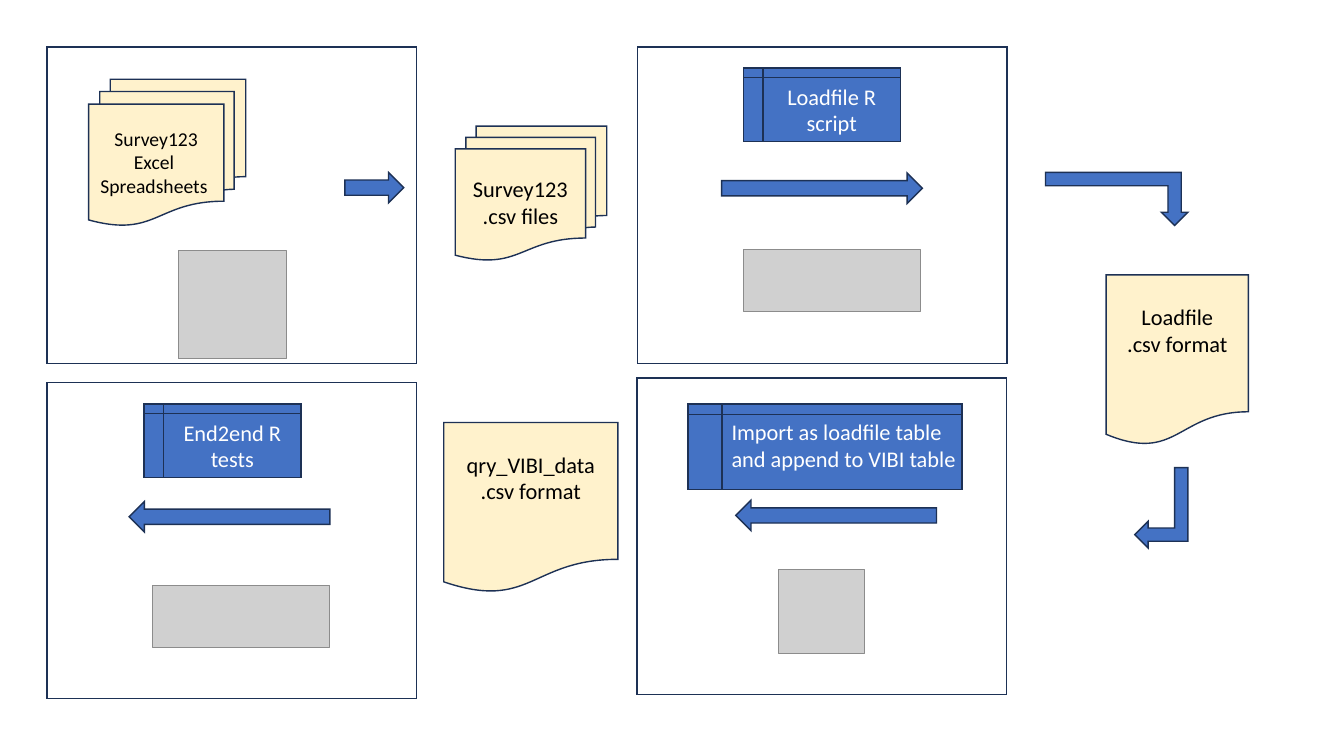
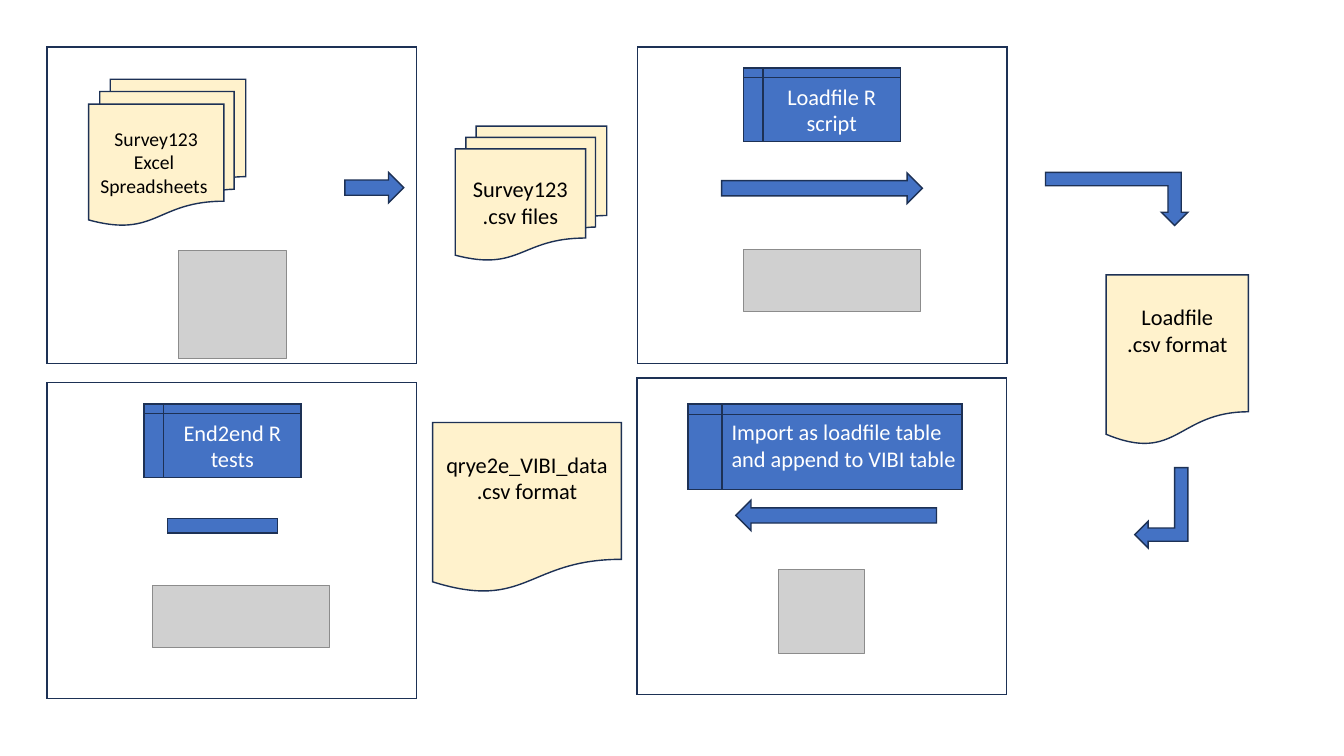
Before and after one commit to HeartlandNetwork/HTLN-data-capture, a slide deck: slide 1 of wetlands/R/Workflow.pptx. Drawn at 1344x756 pixels with LibreOffice and Linux fonts; fonts in the diff are those of the drawing; grey boxes stand for pictures. Boxes give left, top, right and bottom in pixels: in the first picture for what was removed or moved away, otherwise in the second. Text is boxed around its words. In the diff, an @@ line names an element or a change of style, - is before the commit and + after.

```diff
--- a/wetlands/R/Workflow.pptx
+++ b/wetlands/R/Workflow.pptx
@@ flow chart document "qrye2e_VIBI_data" resized from (x1=444, y1=422, x2=618, y2=593) to (x1=433, y1=422, x2=621, y2=593) @@
@@ text in flow chart document at (x1=446, y1=457, x2=607, y2=477): text changed @@
-qry_VIBI_data
+qrye2e_VIBI_data
@@ right arrow removed at (x1=129, y1=502, x2=330, y2=532) @@
@@ math minus added at (x1=147, y1=495, x2=297, y2=558), fill #4472C4, outline #1E3256 1 pt @@
```
Also in this commit, not shown: 5 other files.
